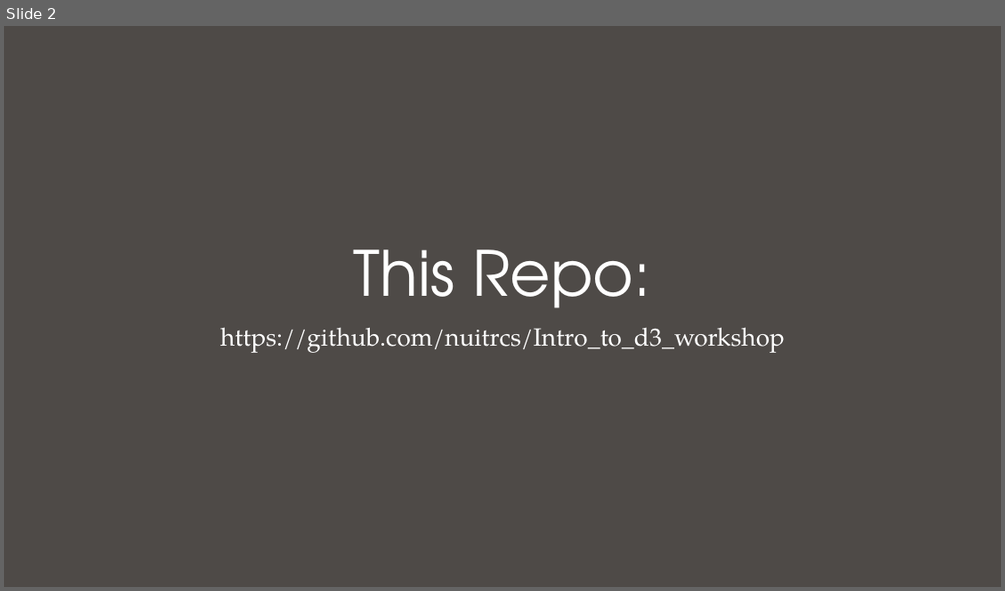
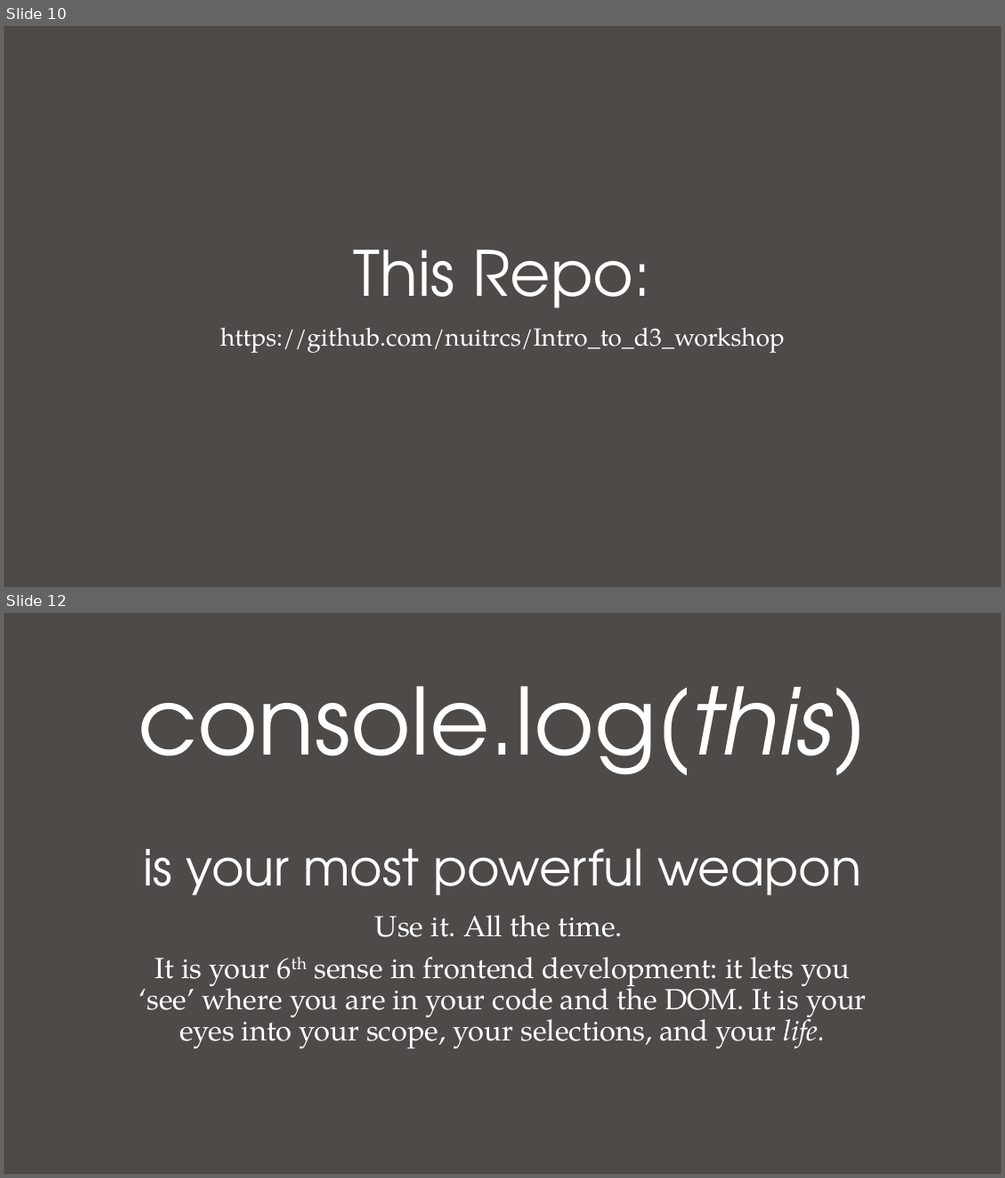
Before and after one commit to nuitrcs/Intro_to_d3_workshop, a slide deck: Introduction to D3.pptx. Shown one above the other, each under a label of ours: slide 2 before the commit, slides 10 and 12 after it; the slides between them are not shown. The pictures are 1005x591 and 1005x1178 pixels, drawn with LibreOffice and Linux fonts; fonts in the diff are those of the drawing. Boxes give left, top, right and bottom in pixels: in the first picture for what was removed or moved away, otherwise in the second. Text is boxed around its words. In the diff, an @@ line names an element or a change of style, - is before the commit and + after.

```diff
--- a/Introduction to D3.pptx
+++ b/Introduction to D3.pptx
@@ slide 12 added at [4,613,1001,1174], background #4E4A47 @@
@@ title added at [138,686,867,895], 48 pt, text #FFFFFF @@
+console.log(this)
+is your most powerful weapon
@@ subtitle added at [138,915,866,1048], 28 pt, text #FFFFFF @@
+Use it. All the time.
+It is your 6th sense in frontend development: it lets you ‘see’ where you are in your code and the DOM. It is your eyes into your scope, your selections, and your life.
@@ what was slide 2 is now slide 10 @@
```
Also in this commit, not shown: 6 slides changed, 17 other slides added, 4 other files.
